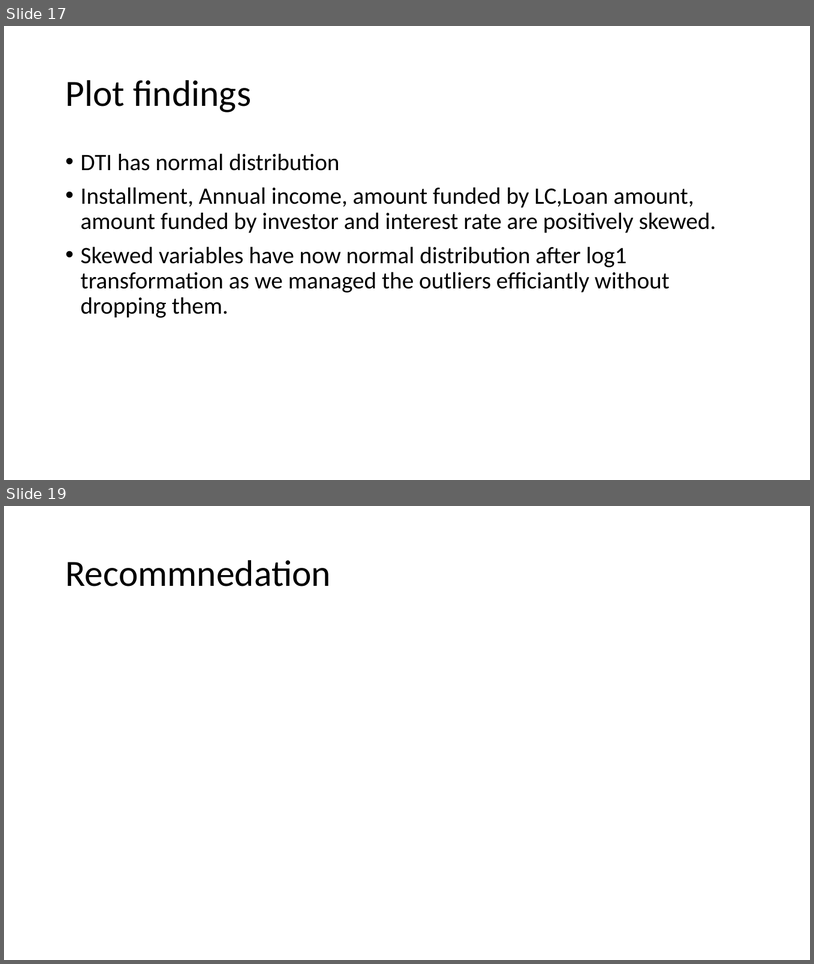
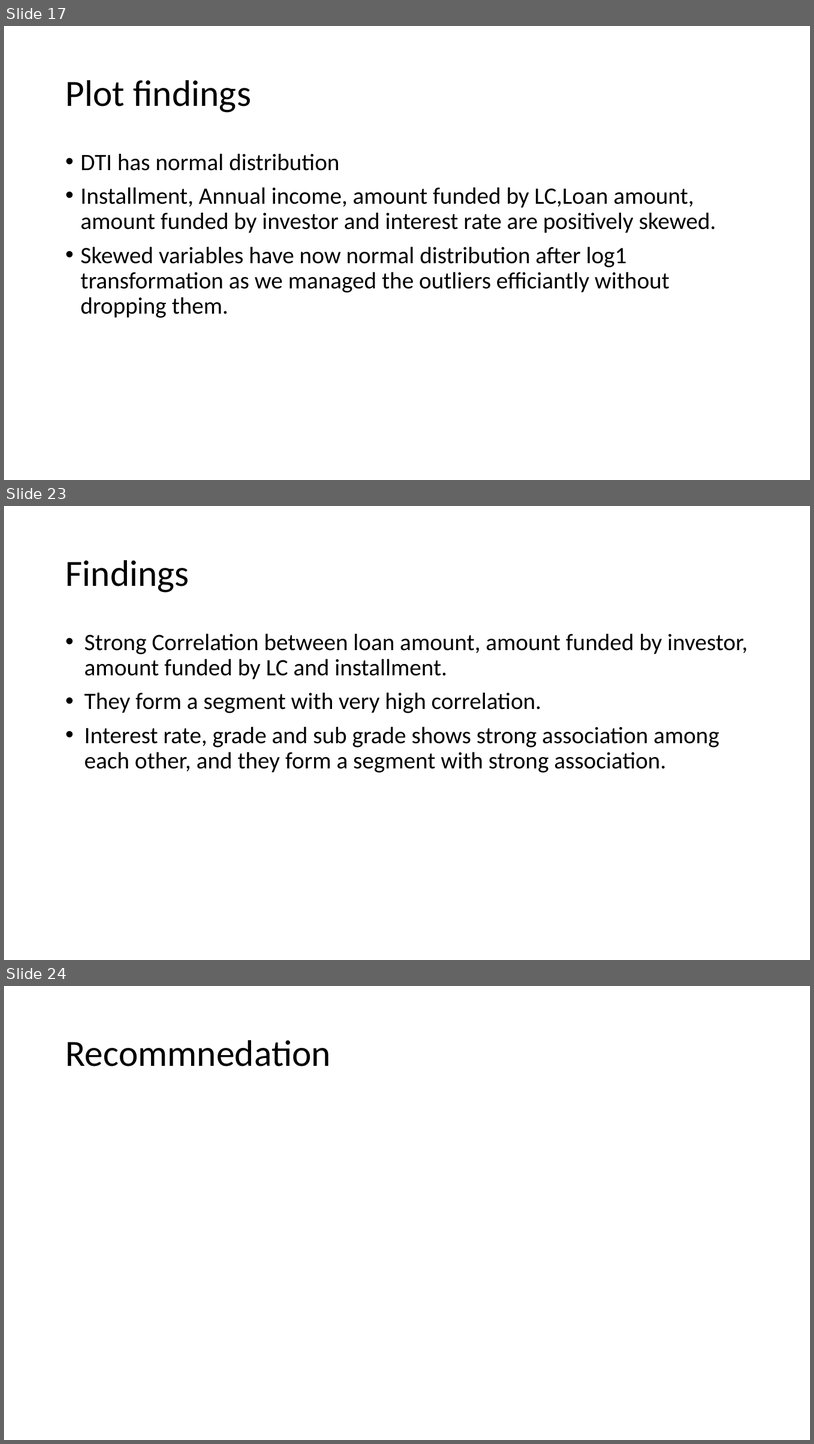
Before and after one commit to CharlieThomasCTG/LendingClubEDA, a slide deck: EDA LENDING CLUB.pptx. Shown one above the other, each under a label of ours: slides 17 and 19 before the commit, slides 17, 23 and 24 after it; the slides between them are not shown. The pictures are 814x964 and 814x1444 pixels, drawn with LibreOffice and Linux fonts; fonts in the diff are those of the drawing. Boxes give left, top, right and bottom in pixels: in the first picture for what was removed or moved away, otherwise in the second. Text is boxed around its words. In the diff, an @@ line names an element or a change of style, - is before the commit and + after.

```diff
--- a/EDA LENDING CLUB.pptx
+++ b/EDA LENDING CLUB.pptx
@@ slide 23 added at (4,506,810,960), background #FFFFFF @@
@@ title added at (65,560,189,592), 44 pt, text #000000 @@
+Findings
@@ text added at (84,633,748,772), 28 pt, text #000000 @@
+• Strong Correlation between loan amount, amount funded by investor, amount funded by LC and installment.
+• They form a segment with very high correlation.
+• Interest rate, grade and sub grade shows strong association among each other, and they form a segment with strong association.
@@ what was slide 19 is now slide 24 @@
```
Also in this commit, not shown: 6 slides changed, 5 other slides added, 1 slide removed.
